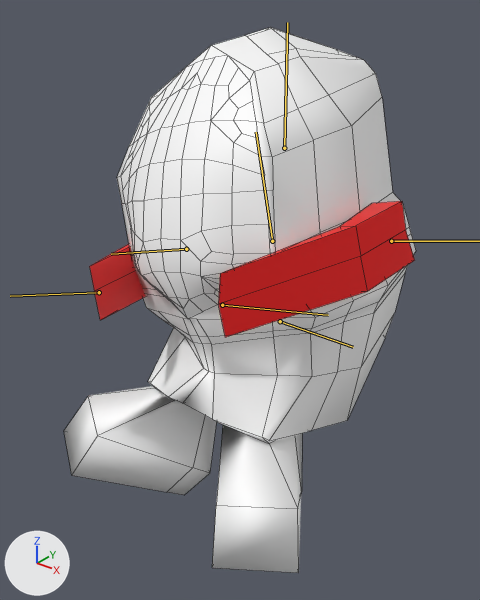
The FBX model Assets/character animations/from right back steer animation.fbx, before and after one commit.
One viewpoint serves both versions: a 50 mm lens placed at (0.031, -0.0445, 0.0091), pointed at (-0.0018, -0.0036, -0.0163). The axes (+X, +Y, +Z) are drawn at lower left. The lights are the same throughout. Both versions are drawn at frame 3 of the action 'Take 001'; the numbers are the values there. The bones that bend it are drawn over the model as lines. Mesh edges are drawn as thin lines.

Names of what the first picture shows: 'pPlane4', 'pasted__pasted__pPlane1', 'pasted__pasted__pPlane1.001'.
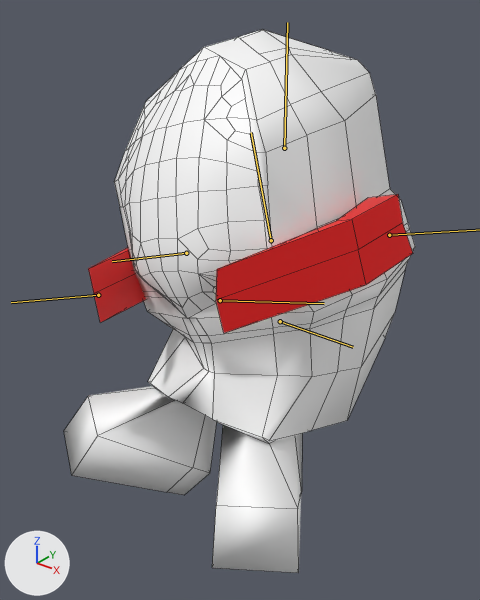
Changed parts and their boxes (x1, y1, x2, y2) in the pictures (480 x 600 px):
'pPlane4', posed: before (64, 27, 416, 573); after (64, 29, 415, 573)
'pasted__pasted__pPlane1.001', posed: before (218, 201, 415, 337); after (216, 194, 413, 333)
'pasted__pasted__pPlane1', posed: before (90, 244, 146, 320); after (88, 248, 146, 323)
bone 'schouder_core', root to tip: before (272, 241) to (256, 132); after (271, 240) to (251, 132)

What the commit changed:
Bone 'schouder_core' (bone_schouder_core) moves from (-0.099, -0.003, 0.0) to (-0.114, -0.004, 0.0).
Bone 'schouder_core' (bone_schouder_core) turns from (0, 0, 15) to (0, 0, 17) degrees about its own x, y and z.
